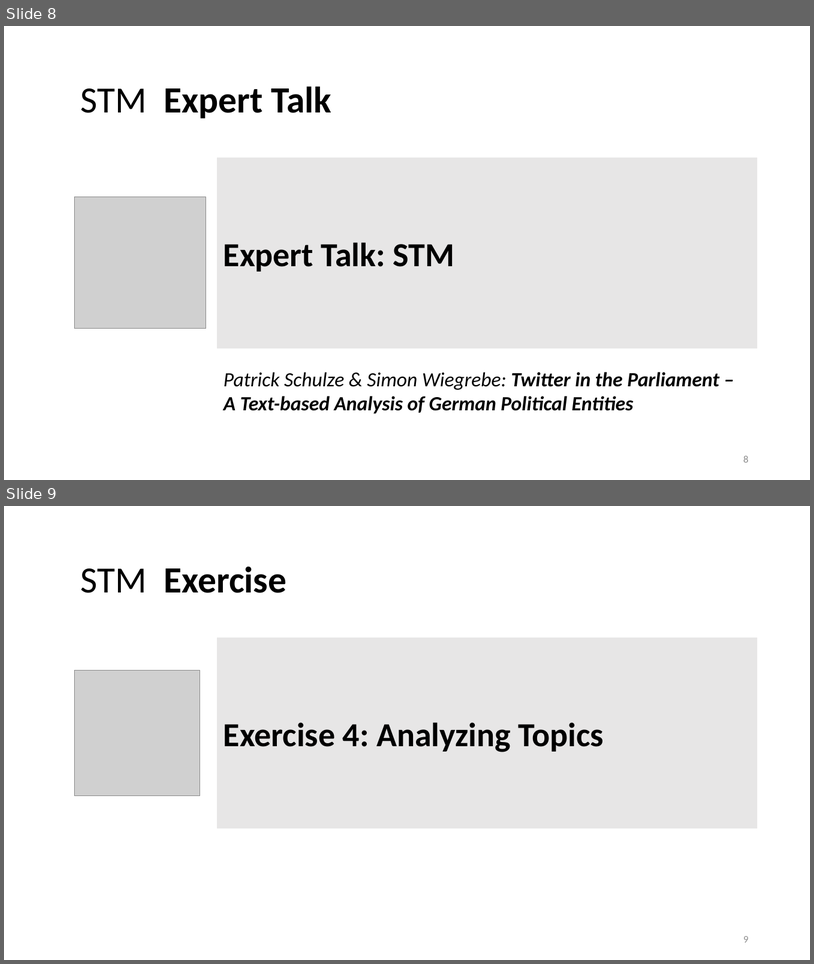
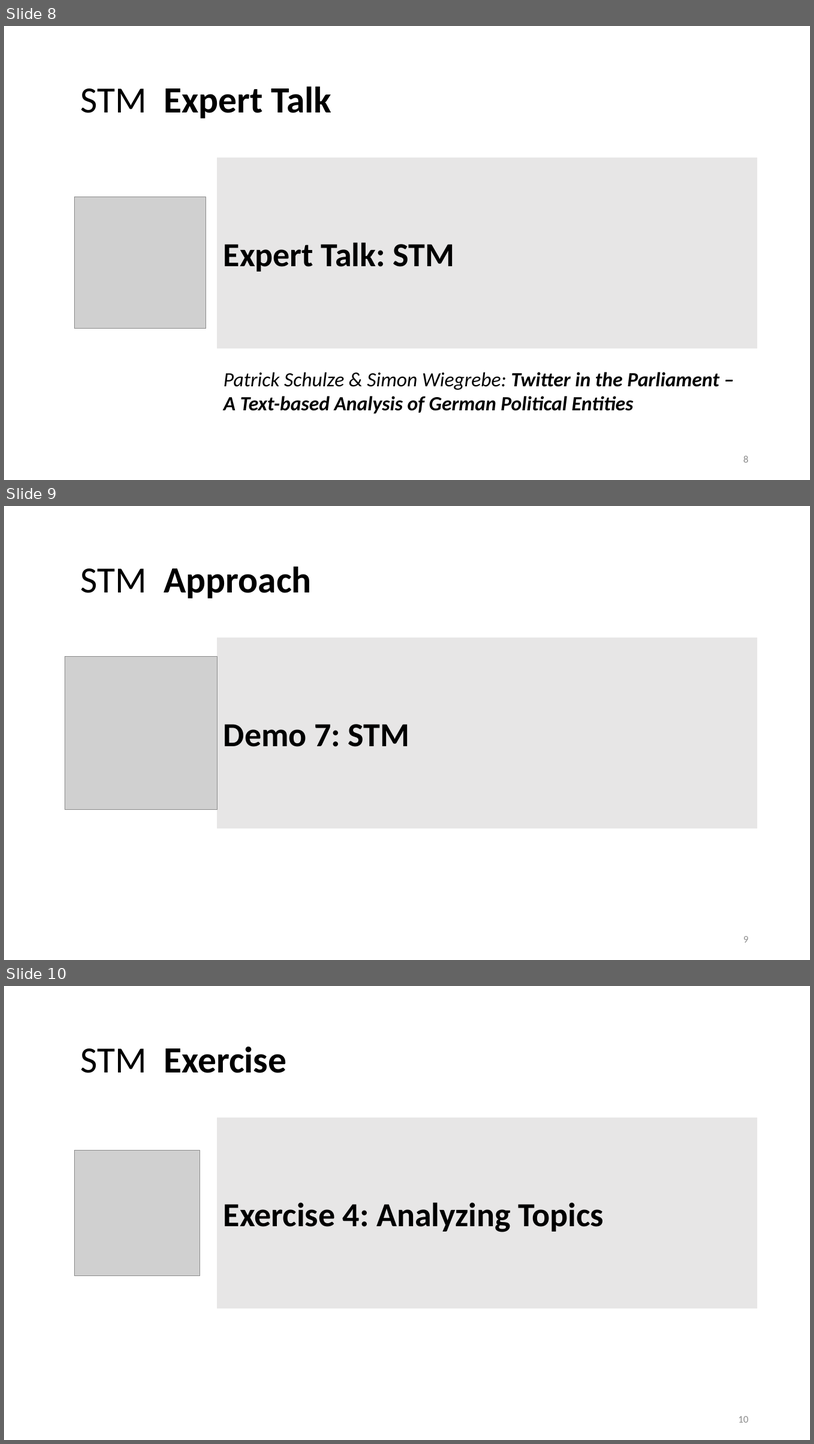
Before and after one commit to lisa-wm/consulting, a slide deck: 5_seminar/Contents_Part_02/slides/slides_II_2.pptx. Shown one above the other, each under a label of ours: slides 8 and 9 before the commit, slides 8, 9 and 10 after it. The pictures are 814x964 and 814x1444 pixels, drawn with LibreOffice and Linux fonts; fonts in the diff are those of the drawing; grey boxes stand for pictures. Boxes give left, top, right and bottom in pixels: in the first picture for what was removed or moved away, otherwise in the second. Text is boxed around its words. In the diff, an @@ line names an element or a change of style, - is before the commit and + after.

Commit message:
inserted short intro into demos and started stm demo

```diff
--- a/5_seminar/Contents_Part_02/slides/slides_II_2.pptx
+++ b/5_seminar/Contents_Part_02/slides/slides_II_2.pptx
@@ slide 9 added at (x1=4, y1=506, x2=810, y2=960), background #FFFFFF @@
@@ title added at (x1=81, y1=566, x2=312, y2=598), 44 pt, text #000000, bold @@
+STM Approach
@@ rectangle added at (x1=218, y1=638, x2=757, y2=828), fill #E7E6E6, outline #E7E6E6 1.5 pt, 40 pt, text #000000, bold @@
+Demo 7: STM
@@ picture added at (x1=65, y1=657, x2=218, y2=809) @@
@@ page number added at (x1=744, y1=936, x2=749, y2=942), 12 pt, text #8C8C8C @@
+9
@@ what was slide 9 is now slide 10 @@
@@ page number at (x1=738, y1=1416, x2=749, y2=1422): text changed @@
-9
+10
```
Also in this commit, not shown: 1 slide changed, 14 other files.
